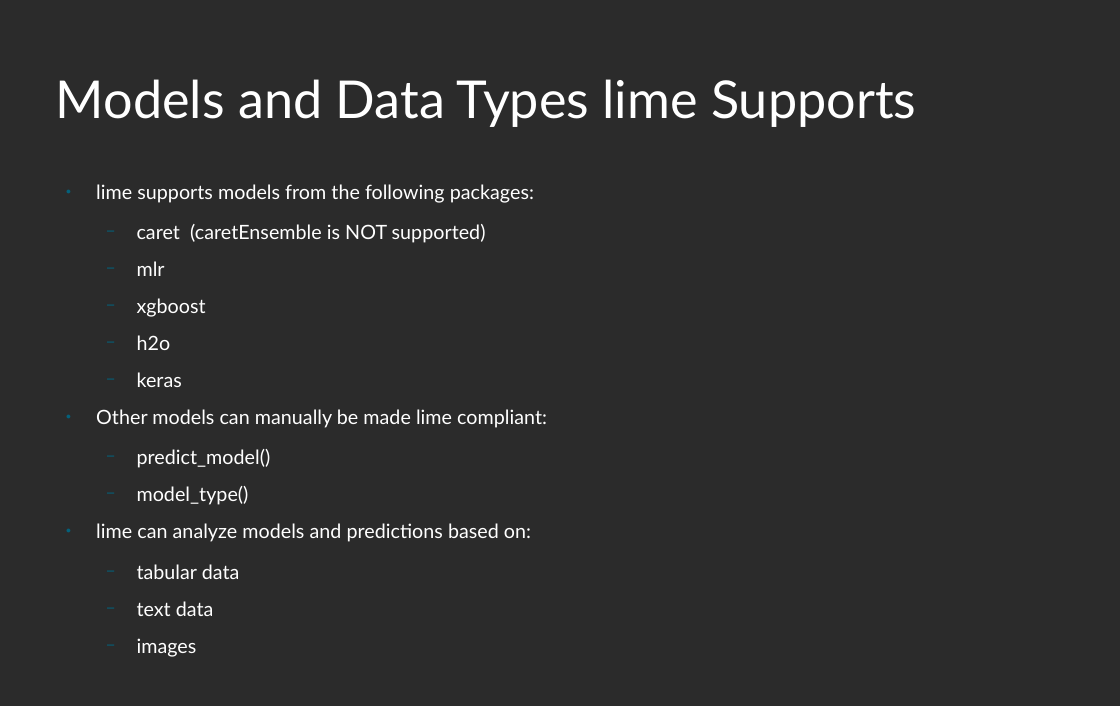
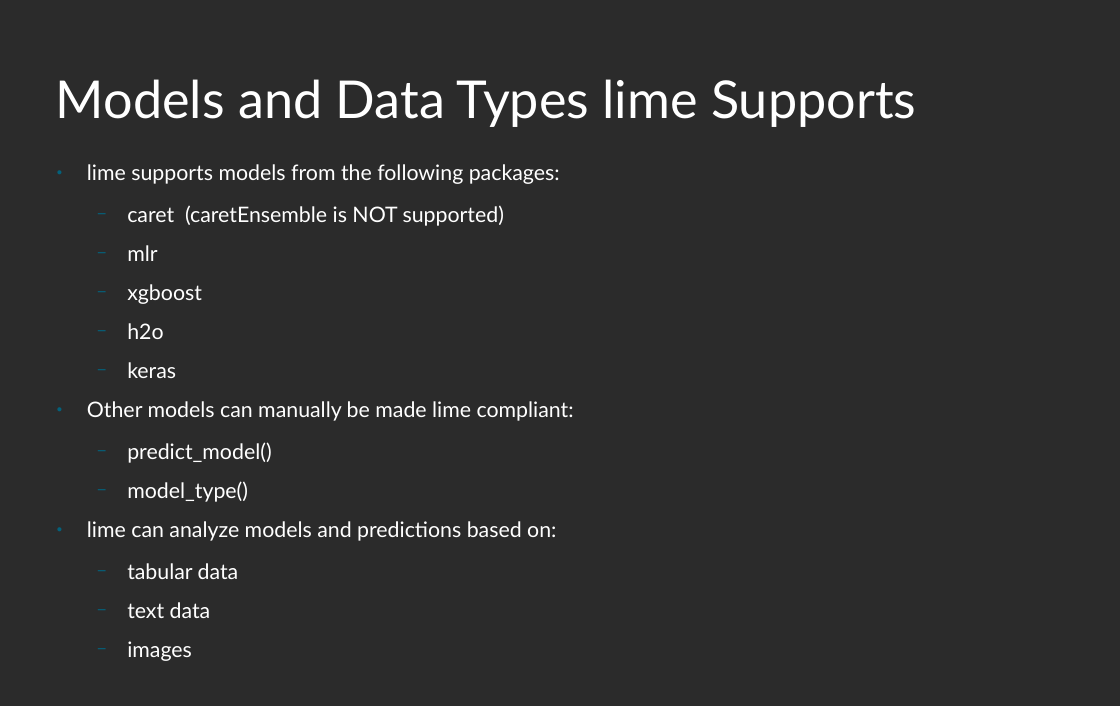
Before and after one commit to mattdube/stl-rug_lime, a slide deck: slide 6 of Slides/stl-rug_lime_01092019.odp. Drawn at 1120x706 pixels with LibreOffice and Linux fonts; fonts in the diff are those of the drawing; background and template pictures are left out; a plain dark background stands for a picture behind light text. Boxes give left, top, right and bottom in pixels: in the first picture for what was removed or moved away, otherwise in the second. Text is boxed around its words. In the diff, an @@ line names an element or a change of style, - is before the commit and + after.

```diff
--- a/Slides/stl-rug_lime_01092019.odp
+++ b/Slides/stl-rug_lime_01092019.odp
@@ text "lime supports models from the ...": place and size @@
-text "lime supports models from the ..." at [96, 184, 547, 616]
+text "lime supports models from the ..." at [87, 164, 574, 661]
@@ text "lime supports models from the ..." at [87, 164, 574, 661]: size 16.6 to 18 pt @@
```
Also in this commit, not shown: 8 other slides changed, 1 slide added, 1 slide removed.
